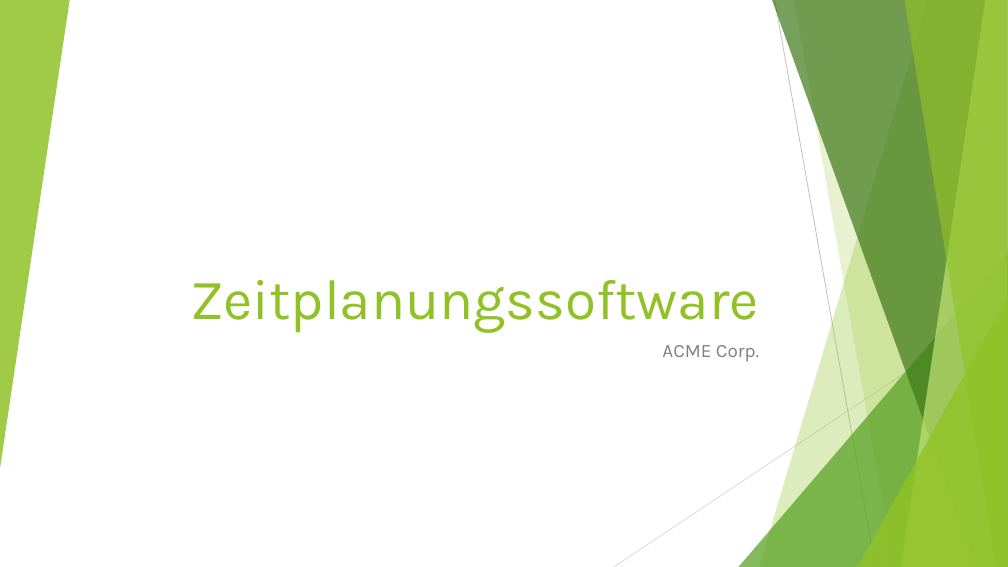
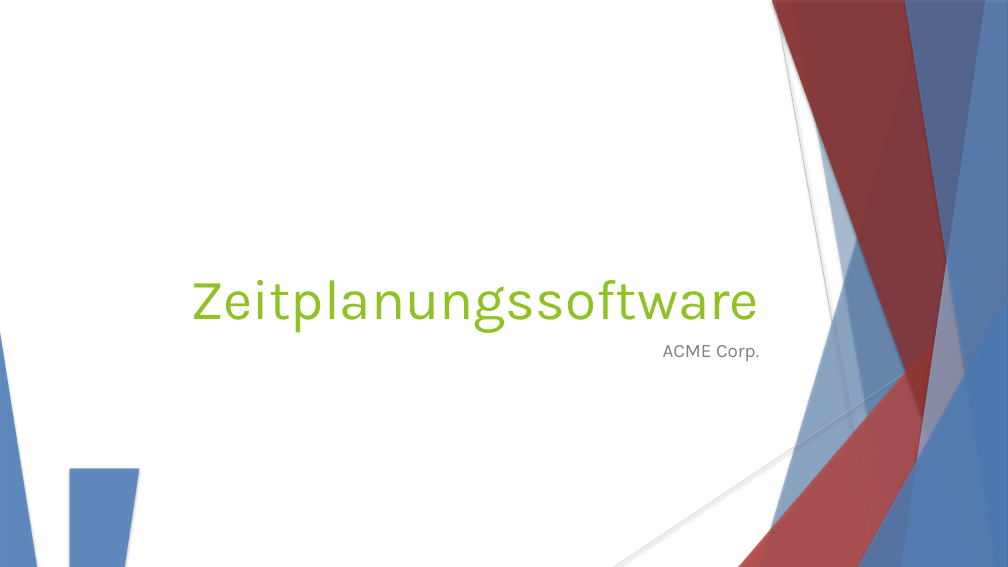
Before and after one commit to jnk111/AI_Praktikum, a slide deck: slide 1 of Aufgaben/P1/Loesung/AIP_Anforderungen.pptx. Drawn at 1008x567 pixels with LibreOffice and Linux fonts; fonts in the diff are those of the drawing. Boxes give left, top, right and bottom in pixels: in the first picture for what was removed or moved away, otherwise in the second. Text is boxed around its words. In the diff, an @@ line names an element or a change of style, - is before the commit and + after.

```diff
--- a/Aufgaben/P1/Loesung/AIP_Anforderungen.pptx
+++ b/Aufgaben/P1/Loesung/AIP_Anforderungen.pptx
@@ triangle removed at (0, 0, 70, 469) @@
@@ freeform shape at (759, 0, 1008, 567): fill #90C226 at 30% opacity to #4F81BD at 30% opacity; shadow on @@
@@ freeform shape added at (759, 0, 1008, 567), fill #4F81BD at 30% opacity @@
@@ freeform shape at (772, 0, 1008, 567): fill #3F7819 at 70% opacity to #953735 at 70% opacity; shadow on @@
@@ freeform shape added at (772, 0, 1008, 567), fill #953735 at 70% opacity @@
@@ line (775, 0) - (876, 567): stroke #BFBFBF 0.75 pt to #BFBFBF 0.74 pt @@
@@ freeform shape at (794, 0, 1008, 567): fill #90C226 at 20% opacity to #4F81BD at 20% opacity; shadow on; outline redrawn @@
@@ freeform shape added at (794, 0, 1008, 567), fill #4F81BD at 20% opacity @@
@@ freeform shape at (901, 0, 1008, 567): fill #C0E474 at 70% opacity to #95B3D7 at 70% opacity; shadow on @@
@@ freeform shape added at (901, 0, 1008, 567), fill #95B3D7 at 70% opacity @@
@@ freeform shape at (904, 0, 1008, 567): fill #90C226 at 65% opacity to #4F81BD at 65% opacity; shadow on @@
@@ freeform shape added at (904, 0, 1008, 567), fill #4F81BD at 65% opacity @@
@@ triangle at (739, 252, 1008, 567): fill #54A021 at 72% opacity to #C0504D at 72% opacity; shadow on @@
@@ triangle added at (739, 252, 1008, 567), fill #C0504D at 72% opacity @@
@@ triangle at (858, 297, 1008, 567): fill #90C226 at 80% opacity to #4F81BD at 80% opacity; shadow on @@
@@ triangle added at (858, 297, 1008, 567), fill #4F81BD at 80% opacity @@
@@ line (1008, 305) - (614, 567): stroke #D9D9D9 0.75 pt to #D9D9D9 0.74 pt @@
@@ triangle added at (0, 332, 37, 567), fill #4F81BD at 85% opacity @@
@@ triangle added at (70, 469, 139, 567), fill #4F81BD at 85% opacity @@
```
Also in this commit, not shown: 4 other slides changed, 1 other file.
